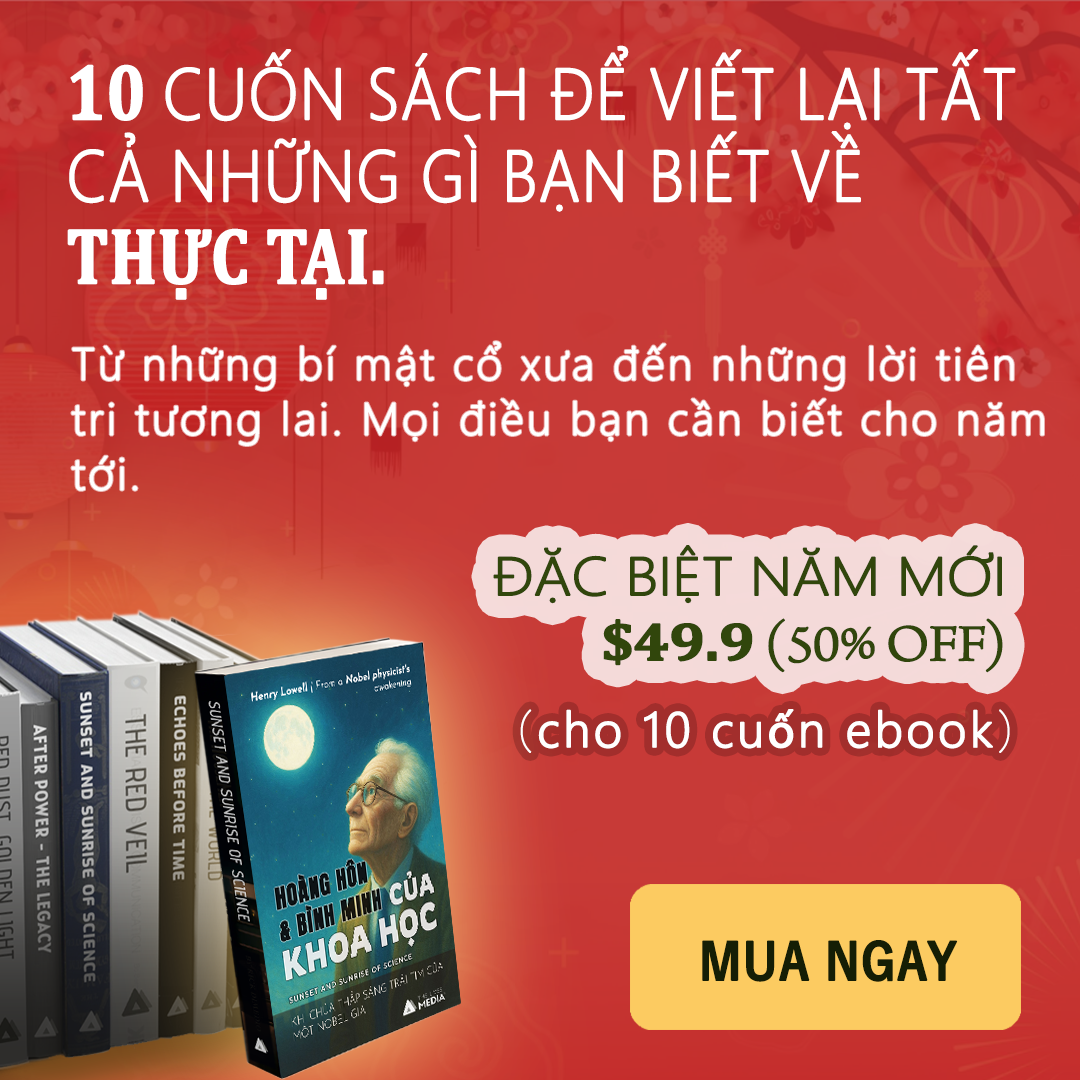
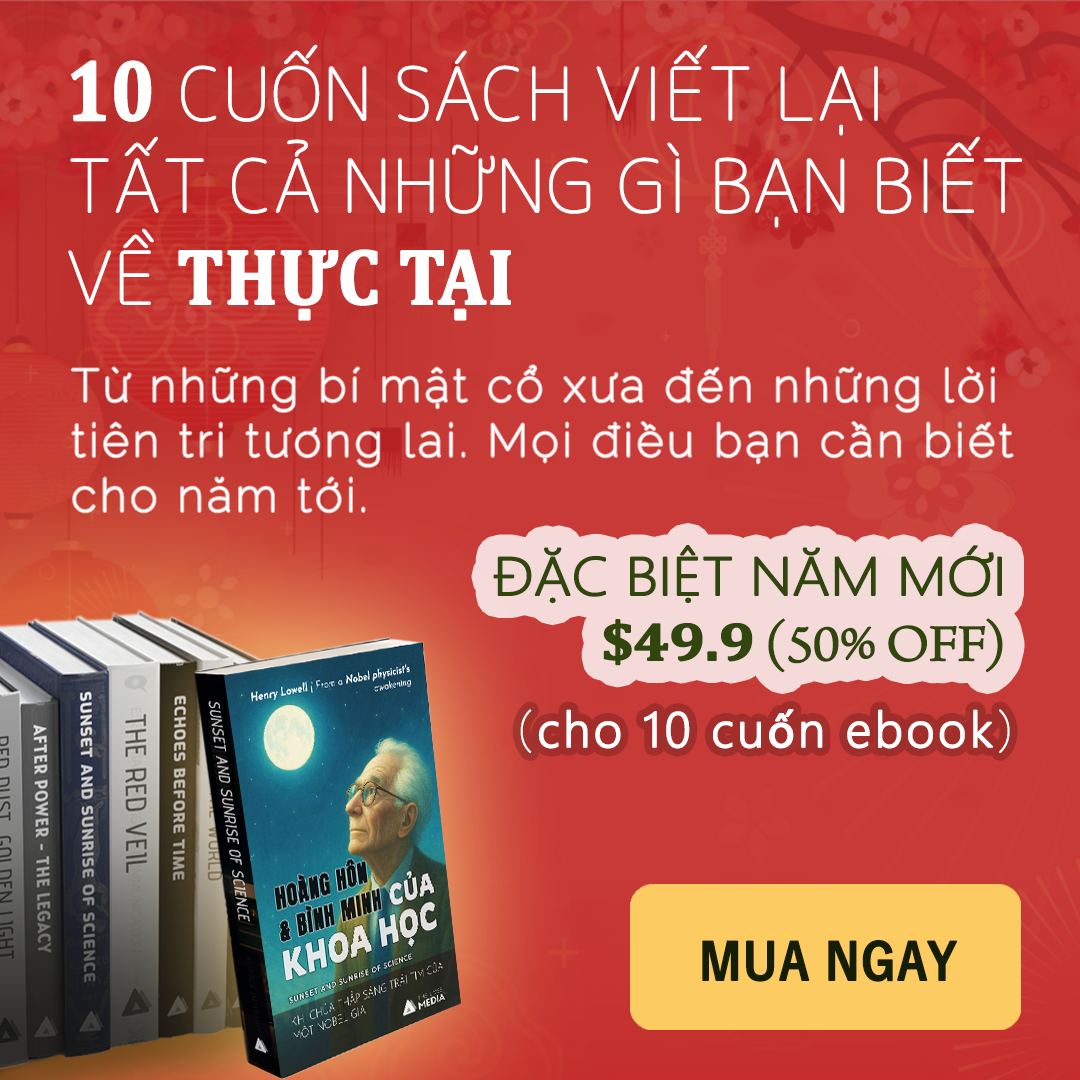
The second w=1080, h=1080 image is a revision of the first. Changes to its layers:
renamed "10 CUỐN SÁCH ĐỂ VIẾT LẠI TẤT CẢ NHỮNG GÌ BẠN BIẾT VỀ THỰC TẠI." to "10 CUỐN SÁCH VIẾT LẠI TẤT CẢ NHỮNG GÌ BẠN BIẾT VỀ THỰC TẠI", painted on it over left=67, top=44, right=1022, bottom=321
painted on "Ancient history, secret politics, and the" over left=71, top=341, right=1044, bottom=513